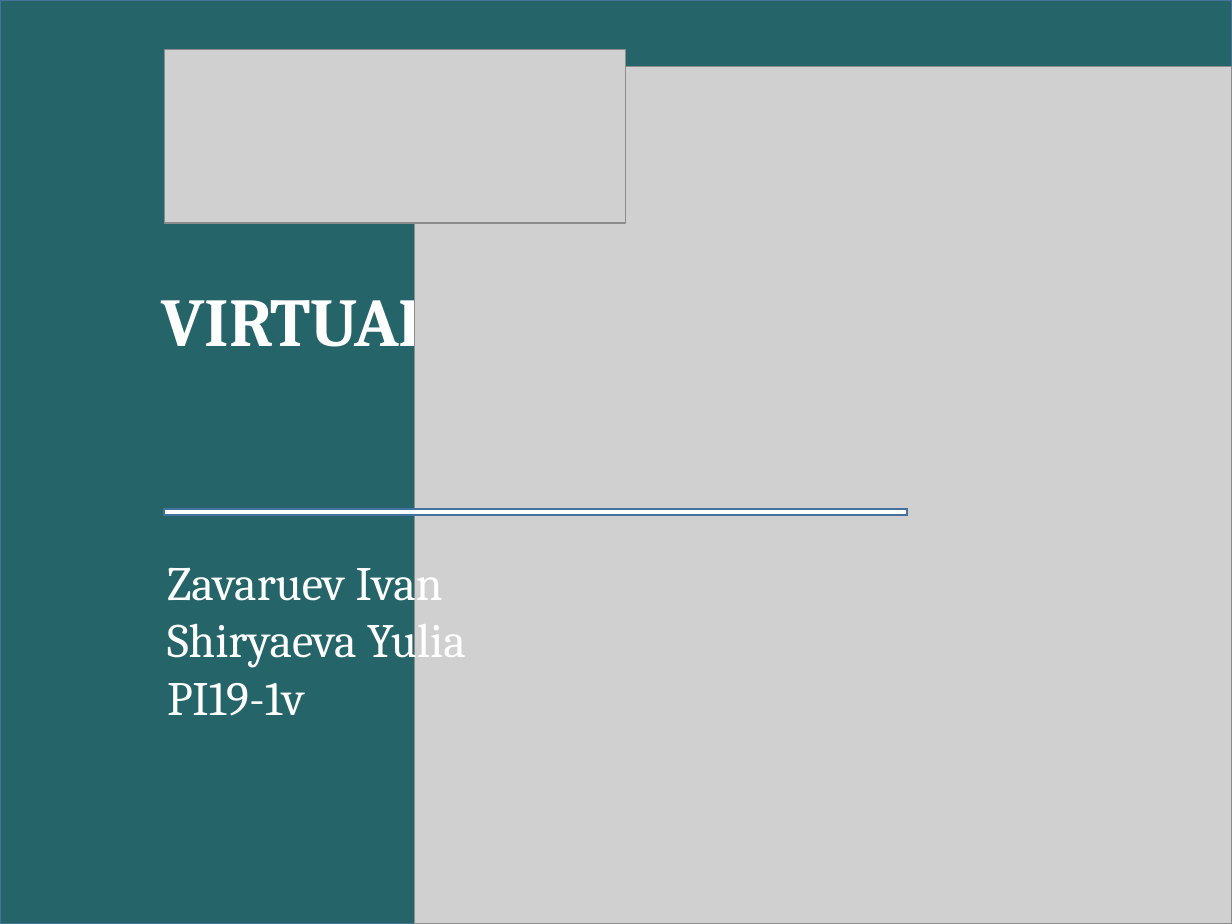
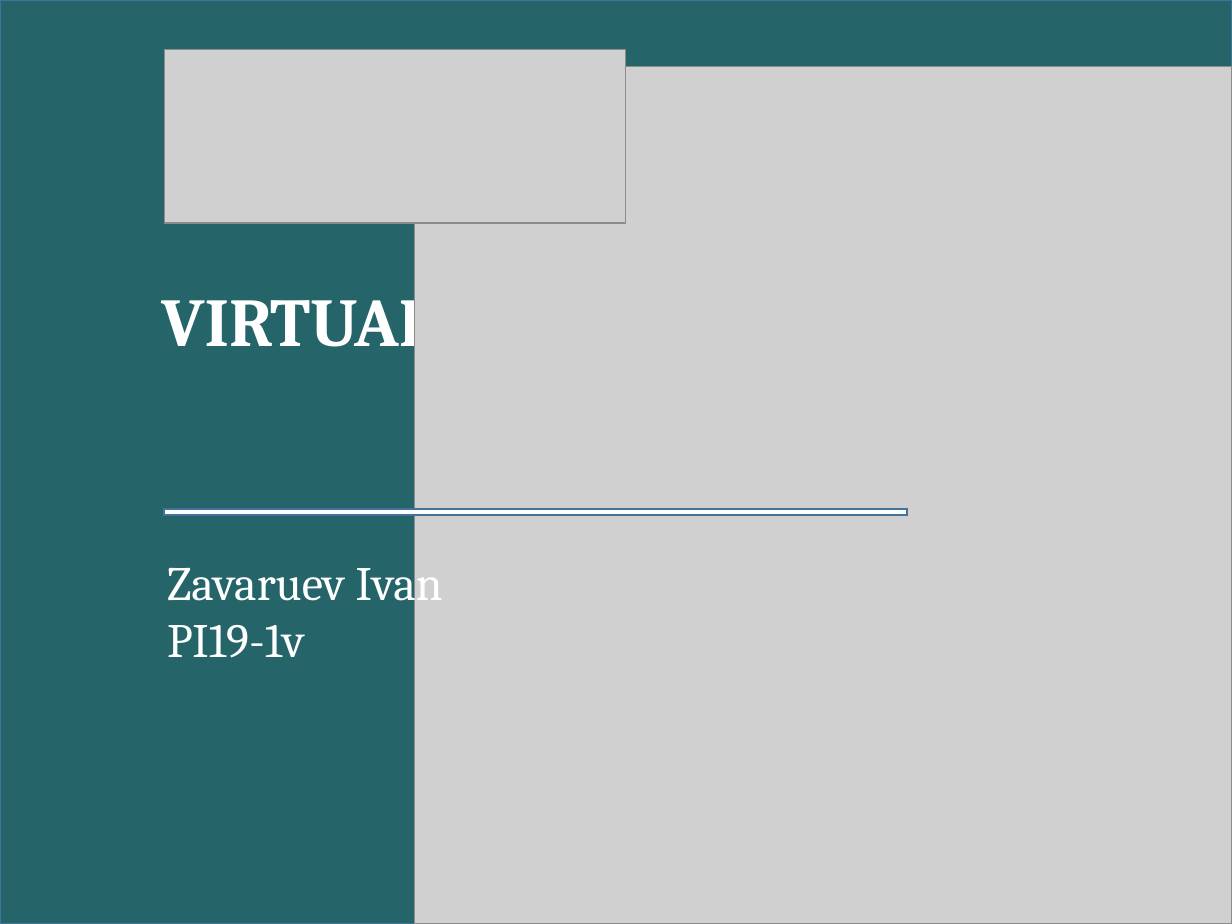
Before and after one commit to Amlaith/University, a slide deck: slide 1 of 2 курс/Английский язык/Virtual_Reality.pptx. Drawn at 1232x924 pixels with LibreOffice and Linux fonts; fonts in the diff are those of the drawing; grey boxes stand for pictures. Boxes give left, top, right and bottom in pixels: in the first picture for what was removed or moved away, otherwise in the second. Text is boxed around its words. In the diff, an @@ line names an element or a change of style, - is before the commit and + after.

Commit message:
VR pptx

```diff
--- a/2 курс/Английский язык/Virtual_Reality.pptx
+++ b/2 курс/Английский язык/Virtual_Reality.pptx
@@ text at <box>167,613,466,667</box>: paragraph removed @@
-Shiryaeva Yulia
```
Also in this commit, not shown: 7 slides added, 8 slides removed.
